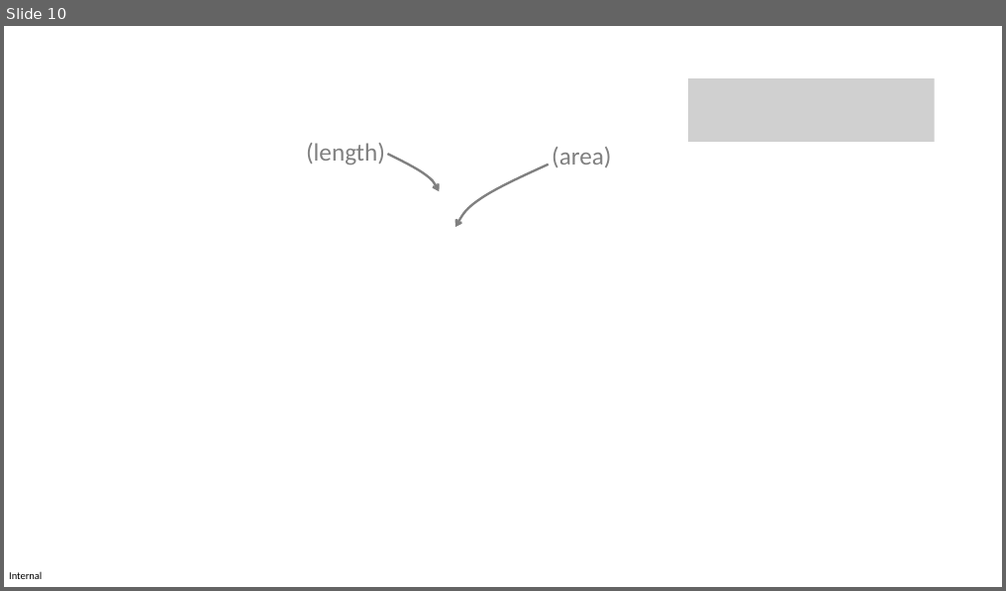
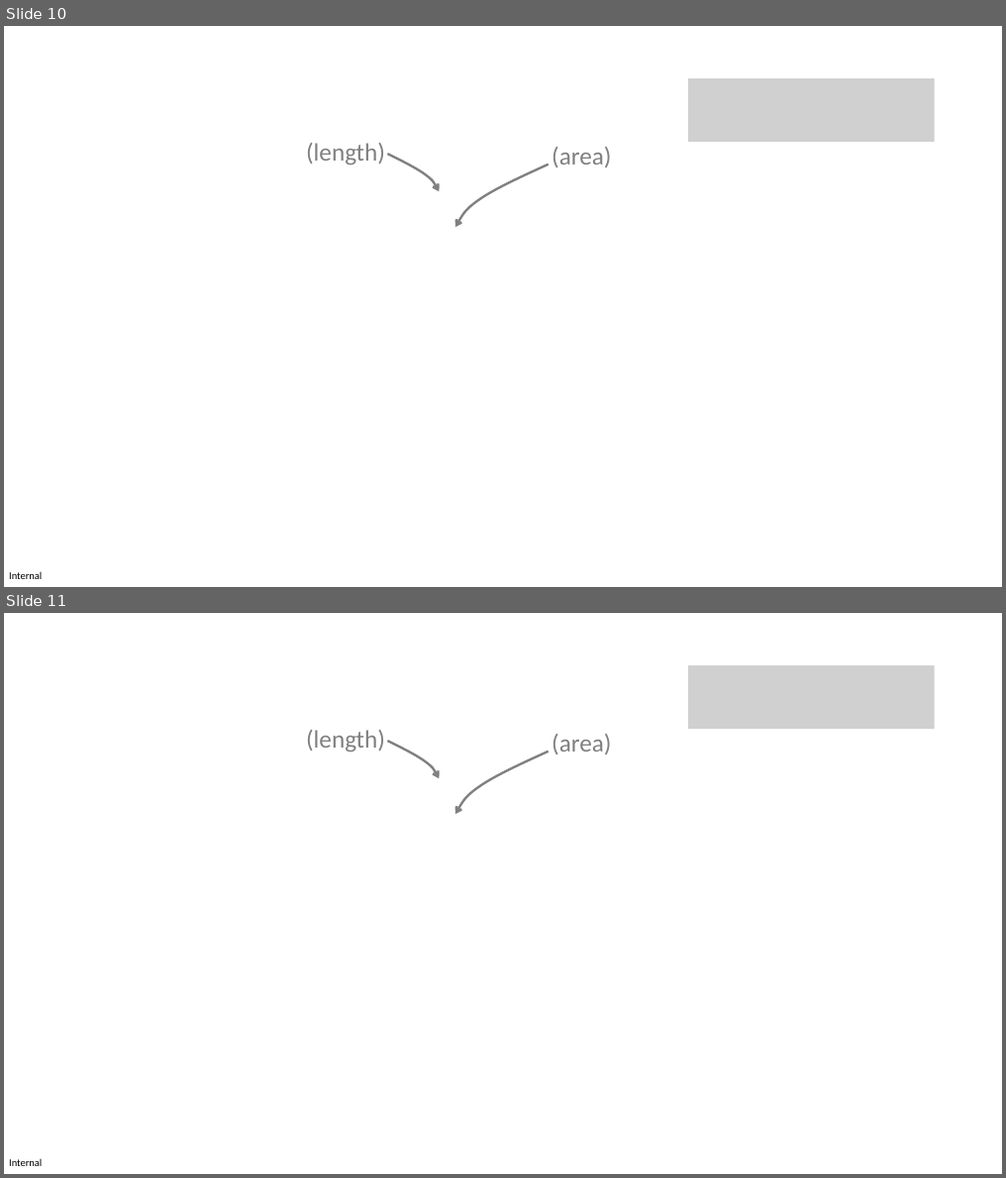
Before and after one commit to MICS-Lab/XmasPresentation2023PRFD, a slide deck: slides_x_mas_2023.pptx. Shown one above the other, each under a label of ours: slide 10 before the commit, slides 10 and 11 after it. The pictures are 1006x591 and 1006x1178 pixels, drawn with LibreOffice and Linux fonts; fonts in the diff are those of the drawing; grey boxes stand for pictures. Boxes give left, top, right and bottom in pixels: in the first picture for what was removed or moved away, otherwise in the second. Text is boxed around its words. In the diff, an @@ line names an element or a change of style, - is before the commit and + after.

Commit message:
split higher dim of pi

```diff
--- a/slides_x_mas_2023.pptx
+++ b/slides_x_mas_2023.pptx
@@ slide 10 added at (4,26,1002,587), background #FFFFFF; not listed: 1 template element that a slide beside it also shows @@
@@ picture added at (688,78,935,141) @@
@@ text added at (306,143,385,165), 24 pt, text #808080 @@
+(length)
@@ freeform shape added at (387,154,439,191), outline #808080 2.25 pt @@
@@ freeform shape added at (455,165,548,227), outline #808080 2.25 pt @@
@@ text added at (551,147,611,168), 24 pt, text #808080 @@
+(area)
@@ what was slide 10 is now slide 11 @@
```
